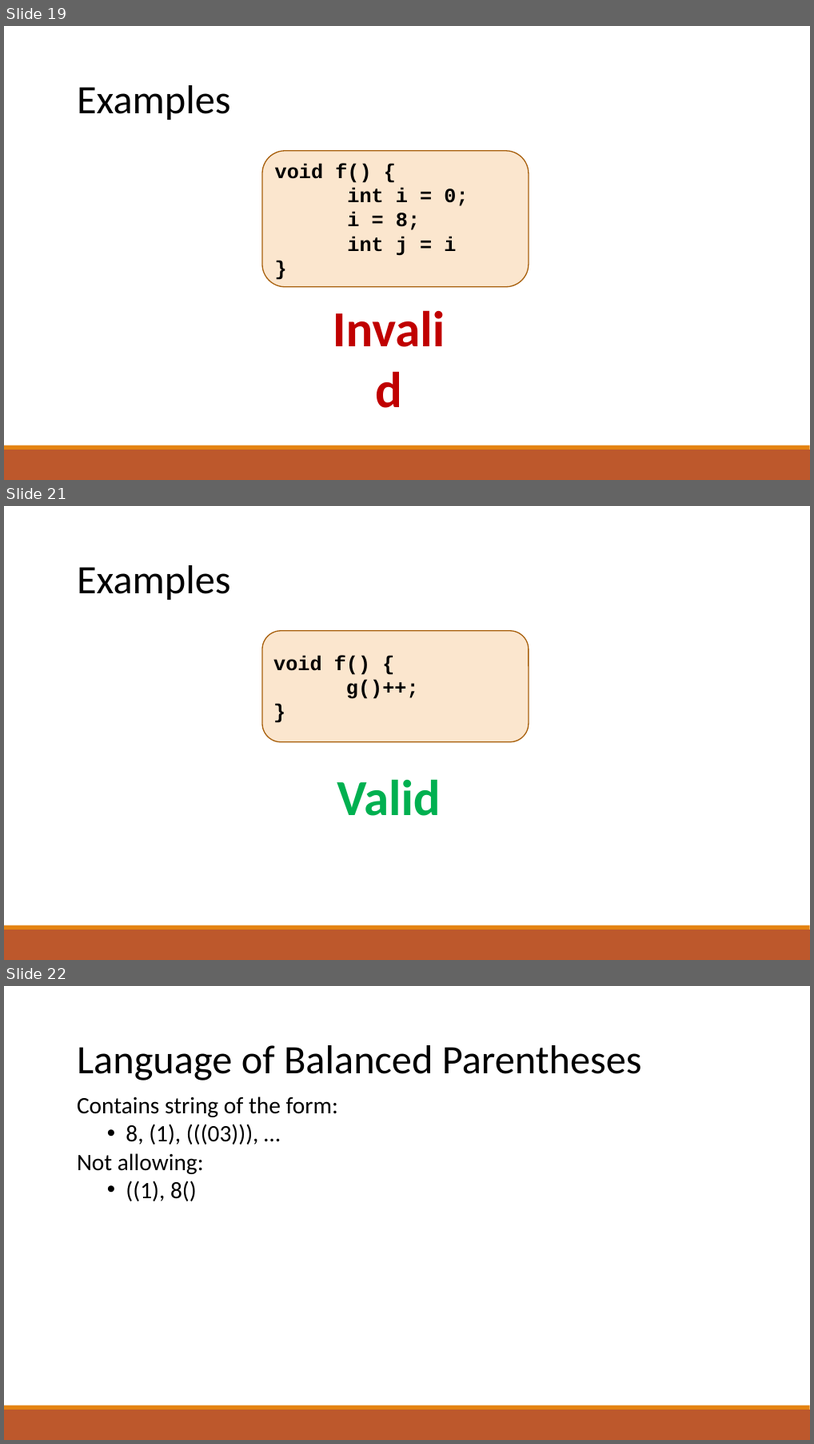
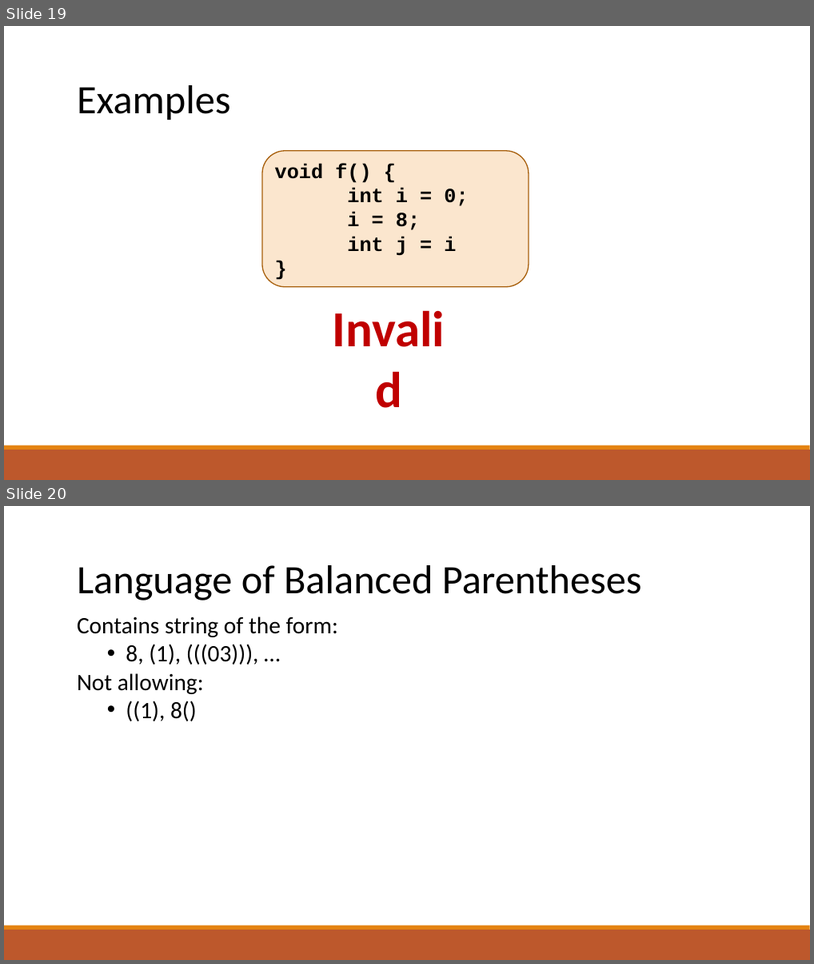
Before and after one commit to raghadzeidan/COMPILATION_TAU_FOR_STUDENTS, a slide deck: new_slides/top_down_parsing.pptx. Shown one above the other, each under a label of ours: slides 19, 21 and 22 before the commit, slides 19 and 20 after it; the slides between them are not shown. The pictures are 814x1444 and 814x964 pixels, drawn with LibreOffice and Linux fonts; fonts in the diff are those of the drawing. Boxes give left, top, right and bottom in pixels: in the first picture for what was removed or moved away, otherwise in the second. Text is boxed around its words. In the diff, an @@ line names an element or a change of style, - is before the commit and + after.

Commit message:
updating slides

```diff
--- a/new_slides/top_down_parsing.pptx
+++ b/new_slides/top_down_parsing.pptx
@@ slide 21 removed at (4, 506, 810, 960), background #FFFFFF; not listed: 2 template elements that a slide beside it also shows @@
@@ text removed at (77, 565, 231, 600) @@
-Examples
@@ rounded rectangle removed at (262, 631, 529, 742) @@
-void f() {
-g()++;
-}
@@ text removed at (337, 779, 440, 816) @@
-Valid
@@ what was slide 22 is now slide 20 @@
```
Also in this commit, not shown: 1 other slide removed, 1 other file.
